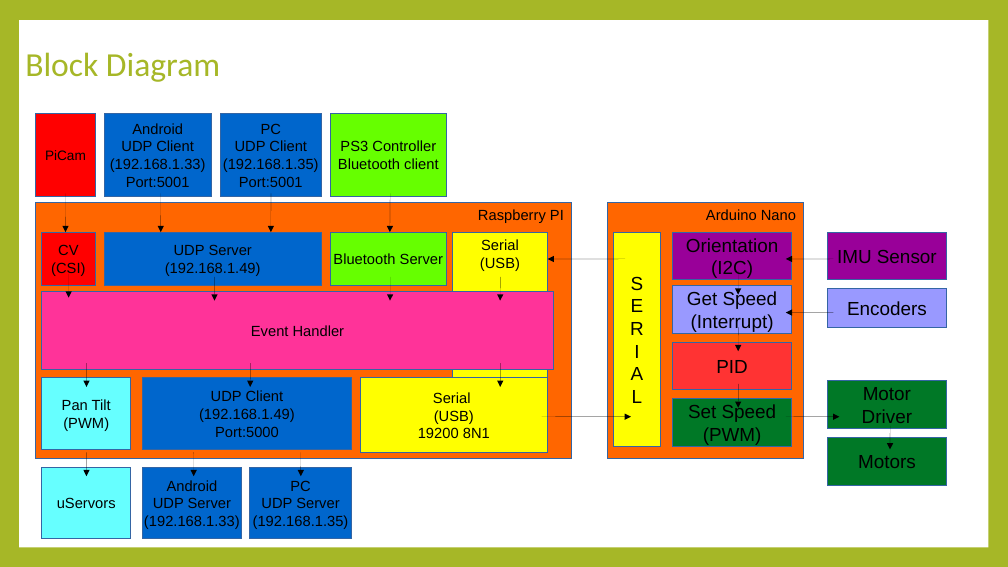
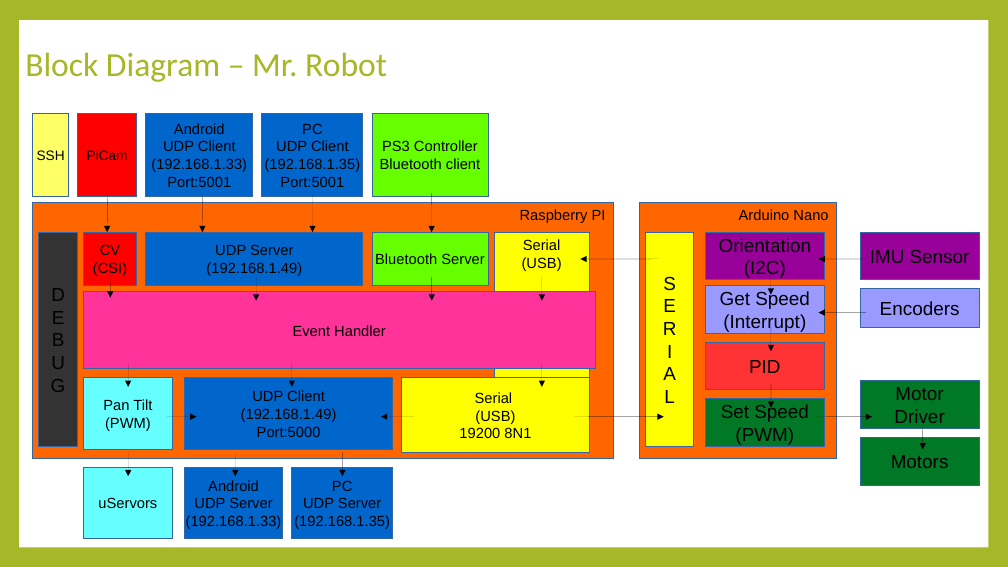
Before and after one commit to gchinellato/Self-Balance-Robot, a slide deck: slide 2 of docs/Diagram.pptx. Drawn at 1008x567 pixels with LibreOffice and Linux fonts; fonts in the diff are those of the drawing. Boxes give left, top, right and bottom in pixels: in the first picture for what was removed or moved away, otherwise in the second. Text is boxed around its words. In the diff, an @@ line names an element or a change of style, - is before the commit and + after.

```diff
--- a/docs/Diagram.pptx
+++ b/docs/Diagram.pptx
@@ text at (25, 52, 387, 82): text changed @@
-Block Diagram
+Block Diagram – Mr. Robot
@@ rectangle added at (33, 113, 68, 197), fill #FFFF66, outline #3465A4 0.75 pt, 13 pt, text #000000 @@
+SSH
@@ rectangle "Raspberry PI": place and size @@
-rectangle "Raspberry PI" at (36, 203, 572, 459)
+rectangle "Raspberry PI" at (33, 203, 613, 458)
@@ rectangle added at (39, 232, 77, 446), fill #333333, outline #3465A4 0.75 pt, 18 pt, text #000000 @@
+D
+E
+B
+U
+G
@@ rectangle "Serial": place and size @@
-rectangle "Serial" at (452, 232, 547, 452)
+rectangle "Serial" at (495, 232, 590, 452)
@@ 10 rectangles, 9 arrows: place and size @@
-10 rectangles, 9 arrows at (542, 203, 946, 485)
+10 rectangles, 9 arrows at (575, 203, 979, 485)
@@ arrow added from (166, 417) to (197, 417), #000000 0.75 pt @@
@@ arrow added from (414, 417) to (381, 417), #000000 0.75 pt @@
@@ 14 rectangles, 14 arrows: place and size @@
-14 rectangles, 14 arrows at (36, 113, 554, 538)
+14 rectangles, 14 arrows at (77, 113, 595, 538)
```
Also in this commit, not shown: 1 other slide changed, 1 slide added, 6 other files.
